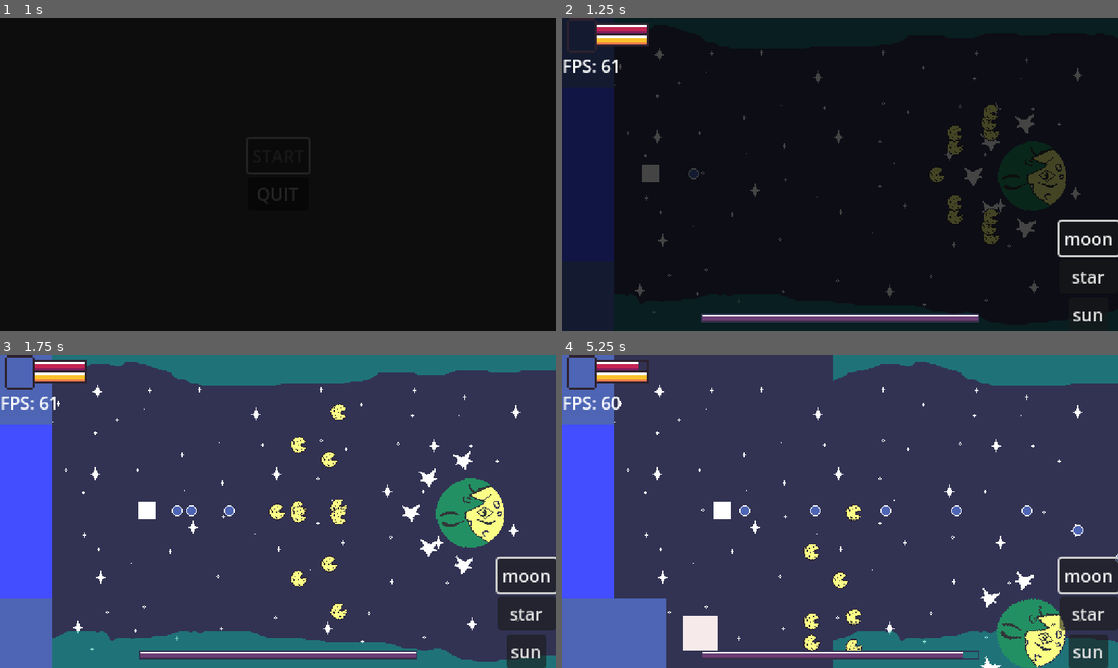
Above: before the commit, frames 1-4 (two rows, left to right).
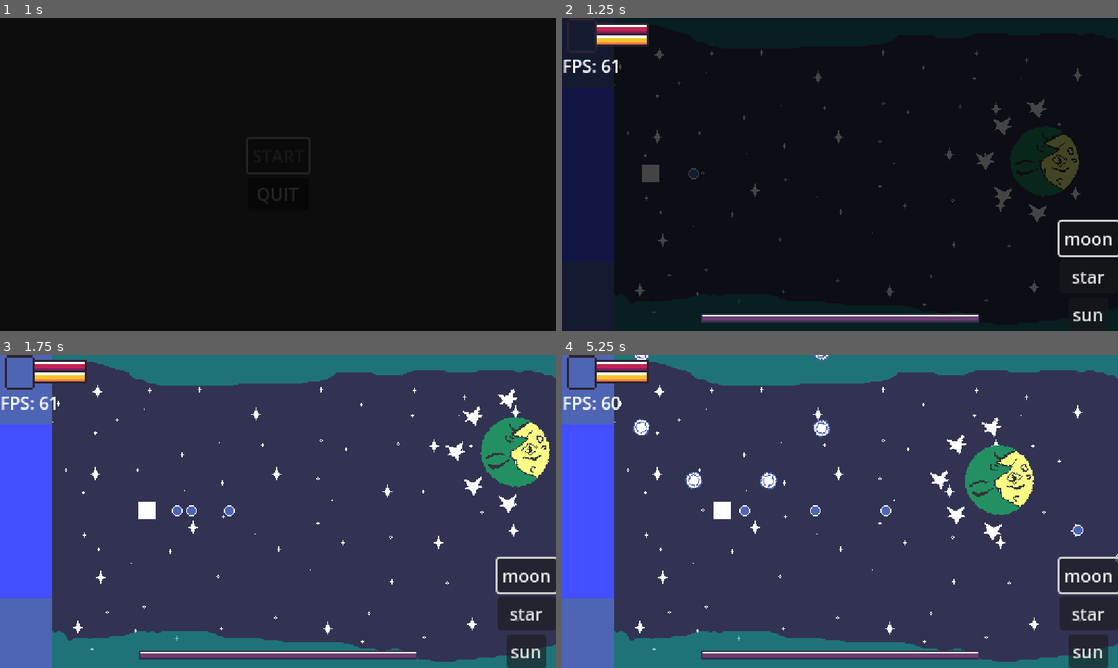
Above: after the commit, the same moments.

Repository: Amanda-Furtado/Bullet-Hell-Jam-5
Game: Godot game, scene res://Game/User Interface/StartMenu.tscn
The game is run twice, just before and just after one commit, with the same random seed, the same clock (stepped at 60 frames per second) and the same inputs.
Inputs:
- Up to frame 1 (1 s): click "START" at 0.5 s
- Up to frame 2 (1.25 s): no input
- Up to frame 3 (1.75 s): hold D (right_key) from 1.28 s (still down)
- Up to frame 4 (5.25 s): release D (right_key) at 2.03 s; hold S (down_key) 2.03-2.78 s; hold D (right_key) 2.78-3.53 s; hold W (up_key) 3.53-4.28 s; hold A (left_key) from 4.28 s (still down)

Frame 1 is identical in both runs. In frame 2, 3.3% of the frame differs, in the area x 66-93%, y 25-73%; in frame 3, 8.4%; in frame 4, 17%, in the area x 9-100%, y 0-100%.

Commit message:
the moon att

Diff:
--- a/Game/Bosses/The Moon/Scripts/TheMoon.gd
+++ b/Game/Bosses/The Moon/Scripts/TheMoon.gd
@@ -9,6 +9,8 @@
 @onready var boss_hurtbox = $bossHurtbox
 @onready var boss_sprites = $bossSprites
 @onready var stats = $Stats
+@onready var stars = $Stars
+
 #visual ef
 @onready var shake_effect = $ShakeEffect
 @onready var flash_effect = $FlashEffect
@@ -43,10 +45,16 @@
 			on_phase2 = true
 			boss_sprites.play("phase2"))
 
+	get_parent().point_touch.connect(func():
+		if stars.get_child_count() == 0:
+			shoot()
+		)
+
 
 func _physics_process(delta: float) -> void:
 	if player != null:
 		boss_sprites.look_at(player.global_position)
+
 
 
 func phase2_shoot() -> void:
--- a/Game/Bosses/The Moon/TheMoon.tscn
+++ b/Game/Bosses/The Moon/TheMoon.tscn
@@ -2,12 +2,12 @@
 
 [ext_resource type="Script" path="res://Game/Bosses/The Moon/Scripts/TheMoon.gd" id="1_8ocbu"]
 [ext_resource type="Texture2D" uid="uid://bga0rpnysawmj" path="res://Assets/Bosses/The Moon/moon_spr.png" id="1_t1xvu"]
+[ext_resource type="PackedScene" uid="uid://qdclgjwiv2t3" path="res://Game/Bullets/boss moon bullets/quesso_2_bullet.tscn" id="2_s7qy8"]
 [ext_resource type="Texture2D" uid="uid://cnrqg5jsx6jwx" path="res://Assets/Bosses/The Moon/moon2_spr.png" id="2_wfw7e"]
 [ext_resource type="Script" path="res://Components/Damage/Hitbox.gd" id="3_it85t"]
 [ext_resource type="Script" path="res://Components/Damage/Hurtbox.gd" id="4_bvep4"]
 [ext_resource type="Script" path="res://Components/Stats/Stats.gd" id="5_hv6s8"]
 [ext_resource type="Script" path="res://Components/Spawners/Spawn.gd" id="5_jswo6"]
-[ext_resource type="PackedScene" uid="uid://ba8mf1gb1n7gw" path="res://Game/Bullets/boss moon bullets/quesso_bullet.tscn" id="6_17dpp"]
 [ext_resource type="Script" path="res://Components/Damage/Hurt.gd" id="9_7g424"]
 [ext_resource type="Script" path="res://Components/Effects/destroyed_effect.gd" id="10_rnx65"]
 [ext_resource type="Script" path="res://Components/Effects/shake_effect.gd" id="11_qw47l"]
@@ -55,7 +55,7 @@
 position = Vector2(-1, 0)
 motion_mode = 1
 script = ExtResource("1_8ocbu")
-bullet = ExtResource("6_17dpp")
+bullet = ExtResource("2_s7qy8")
 bullet_count = 12
 arc = 180.0
 barrel_origin = NodePath(".")
--- a/Game/Bullets/Bullet.gd
+++ b/Game/Bullets/Bullet.gd
@@ -5,7 +5,7 @@
 @onready var hitbox: Hitbox = $Hitbox
 @onready var screen_notifier = $ScreenNotifier
 
-
+@export var turn_back: bool = false
 @export var expire: bool = false
 @export var life_time: float = 0.0
 
@@ -41,6 +41,10 @@
 	await get_tree().create_timer(2.0).timeout
 	#global_rotation = global_rotation
 
+	if turn_back:
+		await get_tree().create_timer(1.0).timeout
+		dir_vector = Vector2.RIGHT.rotated(global_rotation)
+
 
 	if expire:
 		await get_tree().create_timer(life_time).timeout
--- /dev/null
+++ b/Game/Bullets/boss moon bullets/quesso_2_bullet.tscn
@@ -0,0 +1,32 @@
+[gd_scene load_steps=5 format=3 uid="uid://qdclgjwiv2t3"]
+
+[ext_resource type="PackedScene" uid="uid://ddxg15egd2mbt" path="res://Game/Bullets/Bullet.tscn" id="1_wcvqf"]
+[ext_resource type="Texture2D" uid="uid://b7fd0fwsfffq3" path="res://Assets/Bosses/The Moon/place_hoder.png" id="2_kif3b"]
+
+[sub_resource type="SpriteFrames" id="SpriteFrames_cwthy"]
+animations = [{
+"frames": [{
+"duration": 1.0,
+"texture": ExtResource("2_kif3b")
+}],
+"loop": false,
+"name": &"default",
+"speed": 5.0
+}]
+
+[sub_resource type="CircleShape2D" id="CircleShape2D_55wuo"]
+radius = 8.0
+
+[node name="Quesso2Bullet" instance=ExtResource("1_wcvqf")]
+turn_back = true
+expire = true
+life_time = 4.0
+direction = 5
+speed = 2.0
+
+[node name="Sprite" parent="." index="0"]
+sprite_frames = SubResource("SpriteFrames_cwthy")
+autoplay = "default"
+
+[node name="CollisionShape2D" type="CollisionShape2D" parent="Hitbox" index="0"]
+shape = SubResource("CircleShape2D_55wuo")
--- a/Game/Minions/boss moon minions/bubble_mini.tscn
+++ b/Game/Minions/boss moon minions/bubble_mini.tscn
@@ -14,6 +14,8 @@
 "speed": 5.0
 }]
 
+[sub_resource type="CircleShape2D" id="CircleShape2D_cvbwv"]
+
 [node name="BubbleMini" instance=ExtResource("1_hpgul")]
 expire = true
 life_time = 1.0
@@ -22,3 +24,6 @@
 [node name="Sprite" parent="." index="0"]
 sprite_frames = SubResource("SpriteFrames_r33m1")
 autoplay = "default"
+
+[node name="CollisionShape2D" type="CollisionShape2D" parent="Hitbox" index="0"]
+shape = SubResource("CircleShape2D_cvbwv")
--- a/Game/Worlds/ParallaxBackground.gd
+++ b/Game/Worlds/ParallaxBackground.gd
@@ -4,6 +4,6 @@
 @onready var stars = $Stars
 @onready var backcolor = $Backcolor
 
-
-func _process(delta: float) -> void:
-	clouds.position.x += scale.x
+#
+#func _process(delta: float) -> void:
+	#clouds.position.x += scale.x
--- a/Game/Worlds/TheMoonLevel.tscn
+++ b/Game/Worlds/TheMoonLevel.tscn
@@ -65,7 +65,7 @@
 [node name="MoonPathFollow" type="PathFollow2D" parent="Path2D"]
 position = Vector2(256, 144)
 rotation = 2.2143
-progress = 147.882
+progress = 443.647
 rotates = false
 script = ExtResource("6_fg75b")
 speed = 0.2
--- a/Game/Worlds/moon_path_follow.gd
+++ b/Game/Worlds/moon_path_follow.gd
@@ -13,10 +13,14 @@
 func _ready() -> void:
 	the_moon.stats.no_health.connect(func():
 		queue_free())
+
 	point_touch.connect(func():
 		point_timer.start(point_interval + 0.5)
 		on_point_stop()
 		)
+
+	the_moon.phase2_in_course.connect(func():
+		point_interval = 1.0)
 
 
 func _process(delta: float) -> void:
@@ -28,6 +32,19 @@
 	if snappedf(progress_ratio, 0.01) == 0.50:
 		on_bot_point()
 		on_point_stop()
+
+
+	if the_moon.on_phase2 == true:
+		if snappedf(progress_ratio, 0.01) == 0.15:
+			on_point_stop()
+		if snappedf(progress_ratio, 0.01) == 0.35:
+			on_point_stop()
+		if snappedf(progress_ratio, 0.01) == 0.65:
+			on_point_stop()
+		if snappedf(progress_ratio, 0.01) == 0.85:
+			on_point_stop()
+		if snappedf(progress_ratio, 0.01) == 0.85:
+			on_point_stop()
 
 	progress_ratio += speed * delta
 
--- a/default_bus_layout.tres
+++ b/default_bus_layout.tres
@@ -5,11 +5,11 @@
 bus/1/solo = false
 bus/1/mute = false
 bus/1/bypass_fx = false
-bus/1/volume_db = -3.4691
+bus/1/volume_db = -10.5236
 bus/1/send = &"Master"
 bus/2/name = &"Sound Effects"
 bus/2/solo = false
 bus/2/mute = false
 bus/2/bypass_fx = false
-bus/2/volume_db = 0.0
+bus/2/volume_db = -9.35056
 bus/2/send = &"Master"
Binary file added: Assets/Bosses/The Moon/place_hoder.png
Not shown, added: Assets/Bosses/The Moon/place_hoder.png.import
Not shown: 1 places in Game/Minions/boss moon minions/bubble_mini.tscn that only renumber resources
